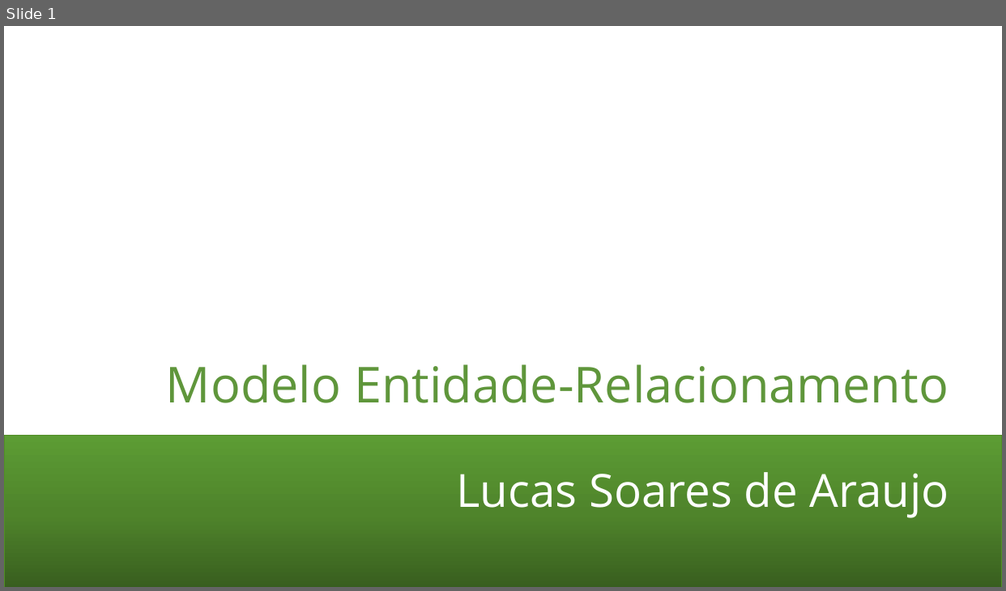
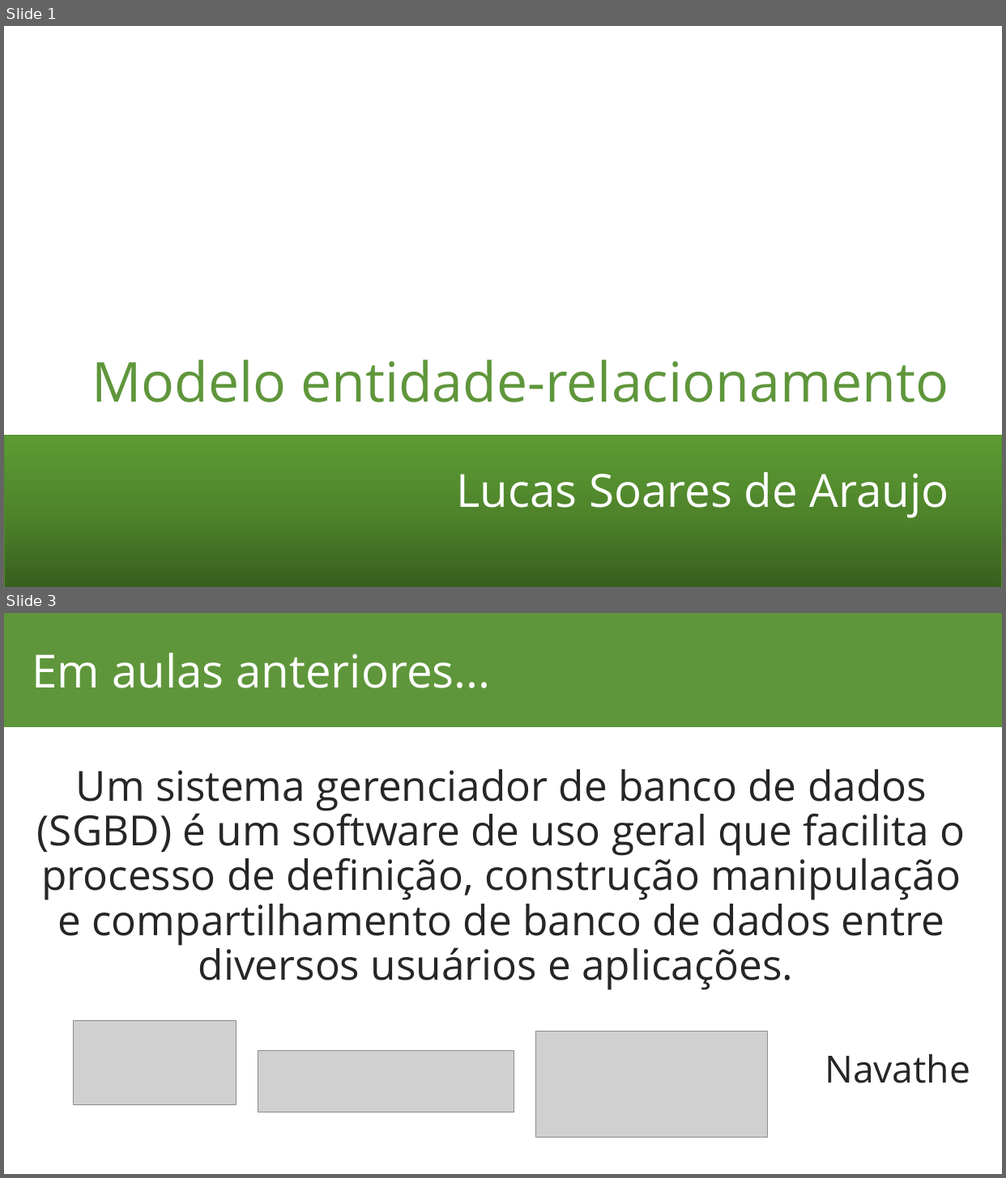
Before and after one commit to lucassoaresaraujo/aulas, a slide deck: Banco de Dados/Banco de Dados.pptx. Shown one above the other, each under a label of ours: slide 1 before the commit, slides 1 and 3 after it; the slides between them are not shown. The pictures are 1006x591 and 1006x1178 pixels, drawn with LibreOffice and Linux fonts; fonts in the diff are those of the drawing; grey boxes stand for pictures; background and template pictures are left out. Boxes give left, top, right and bottom in pixels: in the first picture for what was removed or moved away, otherwise in the second. Text is boxed around its words. In the diff, an @@ line names an element or a change of style, - is before the commit and + after.

Commit message:
Alteracoes aula banco de dados

```diff
--- a/Banco de Dados/Banco de Dados.pptx
+++ b/Banco de Dados/Banco de Dados.pptx
@@ slide 3 added at bbox=[4, 613, 1002, 1174], background #FFFFFF @@
@@ rectangle added at bbox=[4, 613, 1002, 726], fill #5F963B, outline #5F963B 1 pt @@
@@ title added at bbox=[32, 653, 491, 688], 44 pt, text #FFFFFF @@
+Em aulas anteriores...
@@ text added at bbox=[37, 769, 970, 1084], 40 pt, text #262626 @@
+Um sistema gerenciador de banco de dados (SGBD) é um software de uso geral que facilita o processo de definição, construção manipulação e compartilhamento de banco de dados entre diversos usuários e aplicações.
+Navathe
@@ picture added at bbox=[74, 1021, 236, 1105] @@
@@ picture added at bbox=[535, 1032, 768, 1138] @@
@@ picture added at bbox=[258, 1051, 513, 1112] @@
@@ slide 1 changed as well @@
@@ title at bbox=[91, 360, 948, 403]: text changed; size 47.7 to 53 pt @@
-Modelo Entidade-Relacionamento
+Modelo entidade-relacionamento
```
Also in this commit, not shown: 1 other slide changed, 14 other slides added, 1 slide removed, 8 other files.
